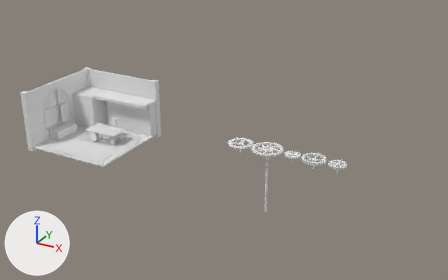
Two versions of the Blender file Projects/Steampunk Workshop.blend, one commit apart.
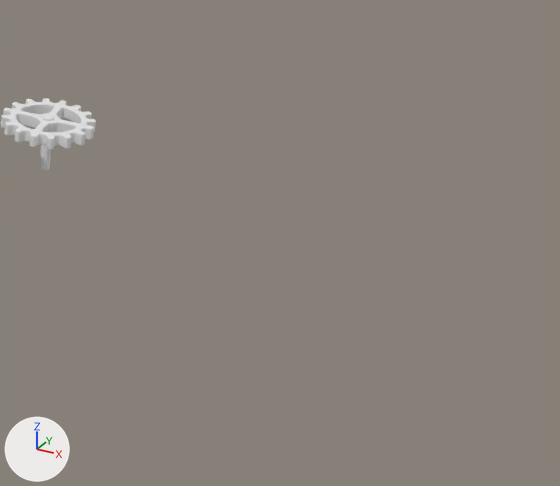
The first picture shows the older version from a 50 mm lens placed at (8.84, -10.03, 5.02), pointed at (3.2, 0.23, -0.1). The close-ups show both versions on the part from 73% to 98% of the width and 50% to 85% of the height of that picture; other places that the commit changed are outside them. Lighting does not change. The marker at lower left points along +X, +Y and +Z.

Script lines for the objects in view, before the commit:
```python
me_circle_008 = bpy.data.meshes.new('Circle.008')
me_circle_008.from_pydata(...)  # 270 vertices, 244 faces; spans x 0.0..0.173, y 0.0..0.173, z -0.161..0.051
me_circle_008.polygons.foreach_set('use_smooth', [True] * 244)
ob_4_gear = bpy.data.objects.new('4 Gear', me_circle_008)
ob_4_gear.location = (5.707, 0.0, 0.0)
_m = ob_4_gear.modifiers.new('Mirror', 'MIRROR')
_m.use_axis = (True, True, False)
_m.use_clip = True
_m = ob_4_gear.modifiers.new('Subdivision', 'SUBSURF')
_m.levels = 0
```
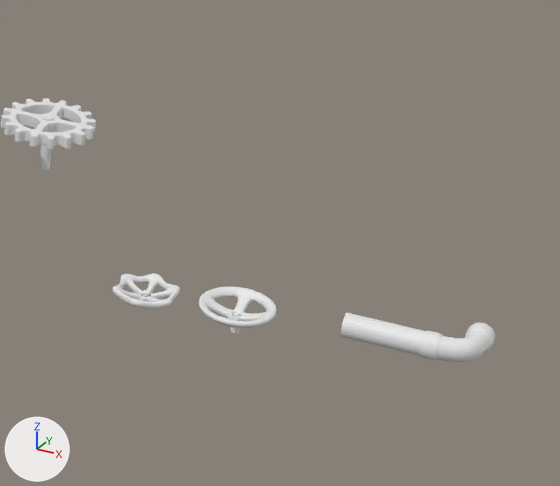
What differs and where, as boxes (x1, y1, x2, y2) in the close-ups (560 x 486 px):
'4 Value', added
    after: (199, 286, 277, 333)
'Copper Pipe', added
    after: (341, 313, 425, 356)
'Copper Corner', added
    after: (420, 322, 495, 362)
'6 Value', added
    after: (112, 273, 180, 309)

Edits to the bpy script that builds the scene:
```text
Add me_circle_027:
    me_circle_027.from_pydata(...)  # 60 vertices, 47 faces; spans x 0.0..0.1478, y 0.0..0.1478, z -0.0493..0.0702
    me_circle_027.polygons.foreach_set('use_smooth', [True] * 47)
Add me_circle_026:
    me_circle_026.from_pydata(...)  # 152 vertices, 135 faces; spans x 0.0..0.117, y -0.125..0.125, z -0.027..0.048
    me_circle_026.polygons.foreach_set('use_smooth', [True] * 135)
Add me_cylinder_007:
    me_cylinder_007.from_pydata(...)  # 66 vertices, 60 faces; spans x -0.156..0.065, y -0.065..0.156, z -0.06..0.06
    me_cylinder_007.polygons.foreach_set('use_smooth', [True] * 60)
Add me_cylinder_008:
    me_cylinder_008.from_pydata([(0.14, 0.0, 0.054), (0.14, -0.047, 0.027), (0.14, -0.047, -0.027), (0.14, 0.0, -0.054), (0.14, 0.047, -0.027), (0.14, 0.047, 0.027), (-0.14, 0.0, 0.054), (-0.14, -0.047, 0.027), (-0.14, -0.047, -0.027), (-0.14, 0.0, -0.054), (-0.14, 0.047, -0.027), (-0.14, 0.047, 0.027)], [], [(0, 5, 11, 6), (4, 3, 9, 10), (2, 1, 7, 8), (5, 4, 10, 11), (3, 2, 8, 9), (1, 0, 6, 7)])
    me_cylinder_008.polygons.foreach_set('use_smooth', [True] * 6)
Add ob_4_value:
    ob_4_value = bpy.data.objects.new('4 Value', me_circle_027)
    ob_4_value.location = (6.509, -0.136, -0.52)
    _m = ob_4_value.modifiers.new('Mirror', 'MIRROR')
    _m.use_axis = (True, True, False)
    _m.use_clip = True
    _m = ob_4_value.modifiers.new('Subdivision', 'SUBSURF')
    _m.levels = 0
Add ob_6_value:
    ob_6_value = bpy.data.objects.new('6 Value', me_circle_026)
    ob_6_value.location = (6.171, -0.136, -0.52)
    _m = ob_6_value.modifiers.new('Mirror.001', 'MIRROR')
    _m.use_clip = True
    _m.merge_threshold = 0.0001
    _m = ob_6_value.modifiers.new('Subdivision', 'SUBSURF')
    _m.levels = 0
Add ob_copper_corner:
    ob_copper_corner = bpy.data.objects.new('Copper Corner', me_cylinder_007)
    ob_copper_corner.location = (7.304, 0.009, -0.51)
    _m = ob_copper_corner.modifiers.new('Subdivision', 'SUBSURF')
    _m.levels = 0
Add ob_copper_pipe:
    ob_copper_pipe = bpy.data.objects.new('Copper Pipe', me_cylinder_008)
    ob_copper_pipe.location = (7.008, -0.004, -0.51)
    _m = ob_copper_pipe.modifiers.new('Subdivision', 'SUBSURF')
    _m.levels = 0
```
